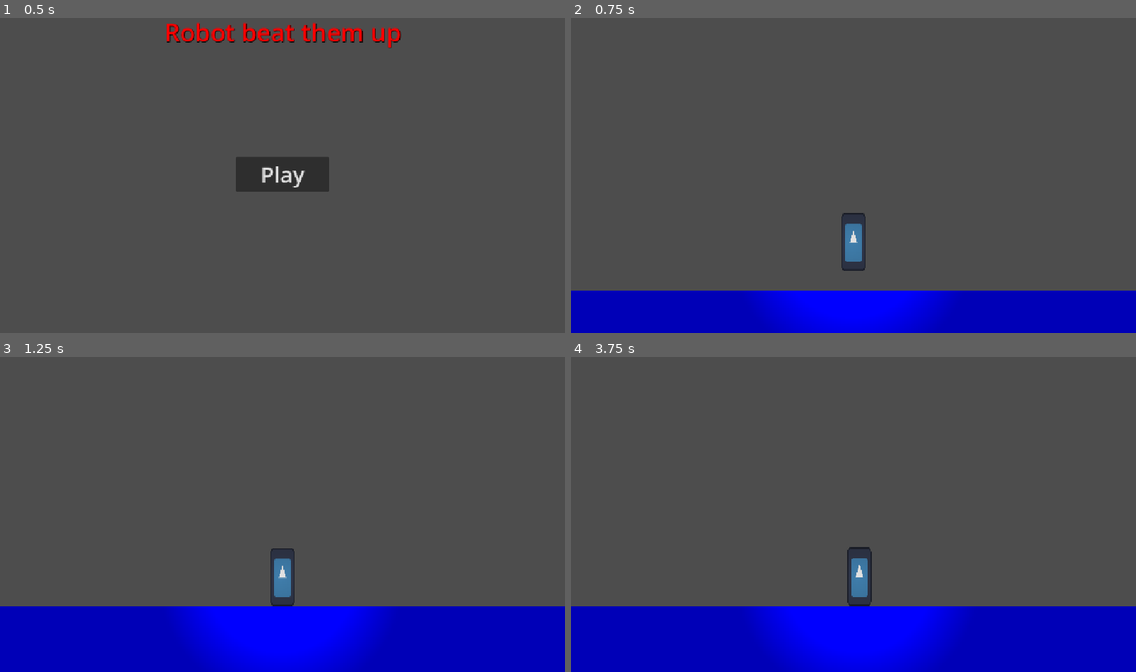
Above: before the commit, frames 1-4 (two rows, left to right).
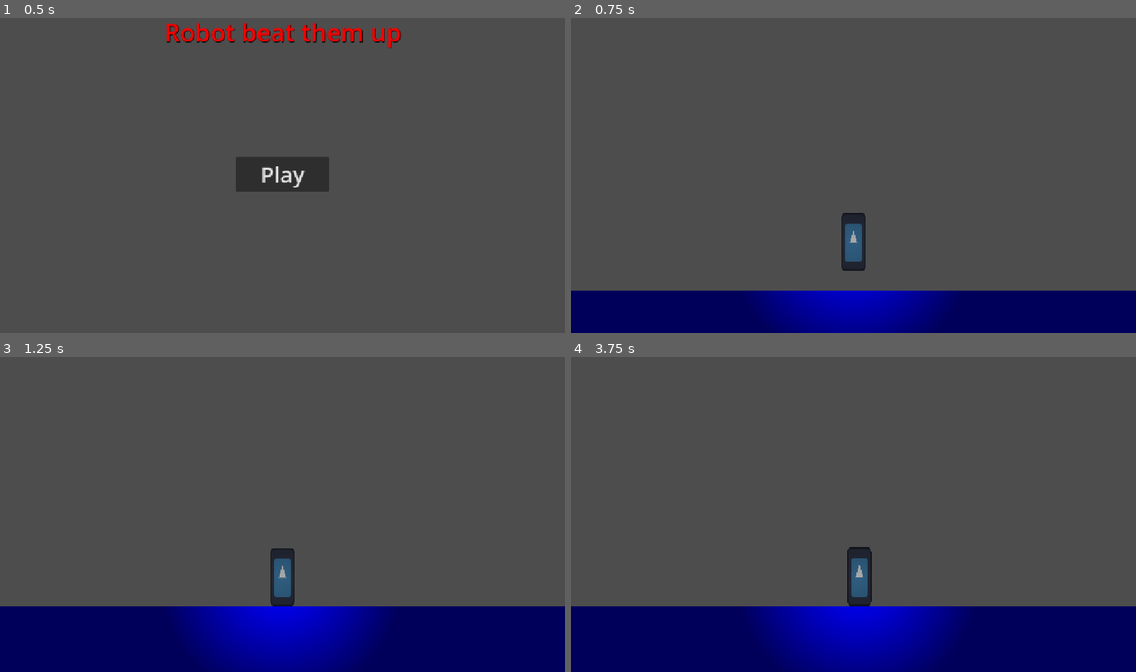
Above: after the commit, the same moments.

Repository: Triopking/Beat-Them-Up
Game: Godot game, scene res://Scenes/menu.tscn
Two runs of this game, one before a commit and one after it. Both use one fixed random seed, a clock stepped at 60 frames per second and the inputs below. The engine's default icon, where the game draws it, is replaced by a stand-in: a white triangle on a blue panel in a dark square.
Inputs:
- Up to frame 1 (0.5 s): no input
- Up to frame 2 (0.75 s): click "Play" at 0.5 s
- Up to frame 3 (1.25 s): no input
- Up to frame 4 (3.75 s): hold Shift (Sprint) 1.28-2.03 s; hold D (Right) 1.28-2.78 s; tap Space (Jump) at 1.52, 2.27 s; tap Shift (Sprint) at 2.1, 3.6 s; hold Left (Left) 2.78-3.53 s; hold Shift (Sprint) 2.78-3.53 s; hold D (Right) from 3.53 s (still down)

Frame 1 is identical in both runs. In frame 2, 14% of the frame differs, in the area x 0-100%, y 65-100%; in frame 3, 21%, in the area x 0-100%, y 63-100%; in frame 4, 21%.

Commit message:
Update first_level.tscn

Diff:
--- a/mechanic-gaunlet/first_level.tscn
+++ b/mechanic-gaunlet/first_level.tscn
@@ -20,5 +20,9 @@
 [node name="Shapes" type="Node" parent="." unique_id=69835187]
 
 [node name="Basic Shape" parent="Shapes" unique_id=115887287 instance=ExtResource("2_fnyhn")]
-position = Vector2(703, 814)
-scale = Vector2(196, 5.187501)
+position = Vector2(-19449.996, 814)
+scale = Vector2(4075.969, 5.187501)
+
+[node name="DirectionalLight2D" type="DirectionalLight2D" parent="." unique_id=876714237]
+color = Color(0.5079715, 0.5079715, 0.5079715, 1)
+blend_mode = 1
